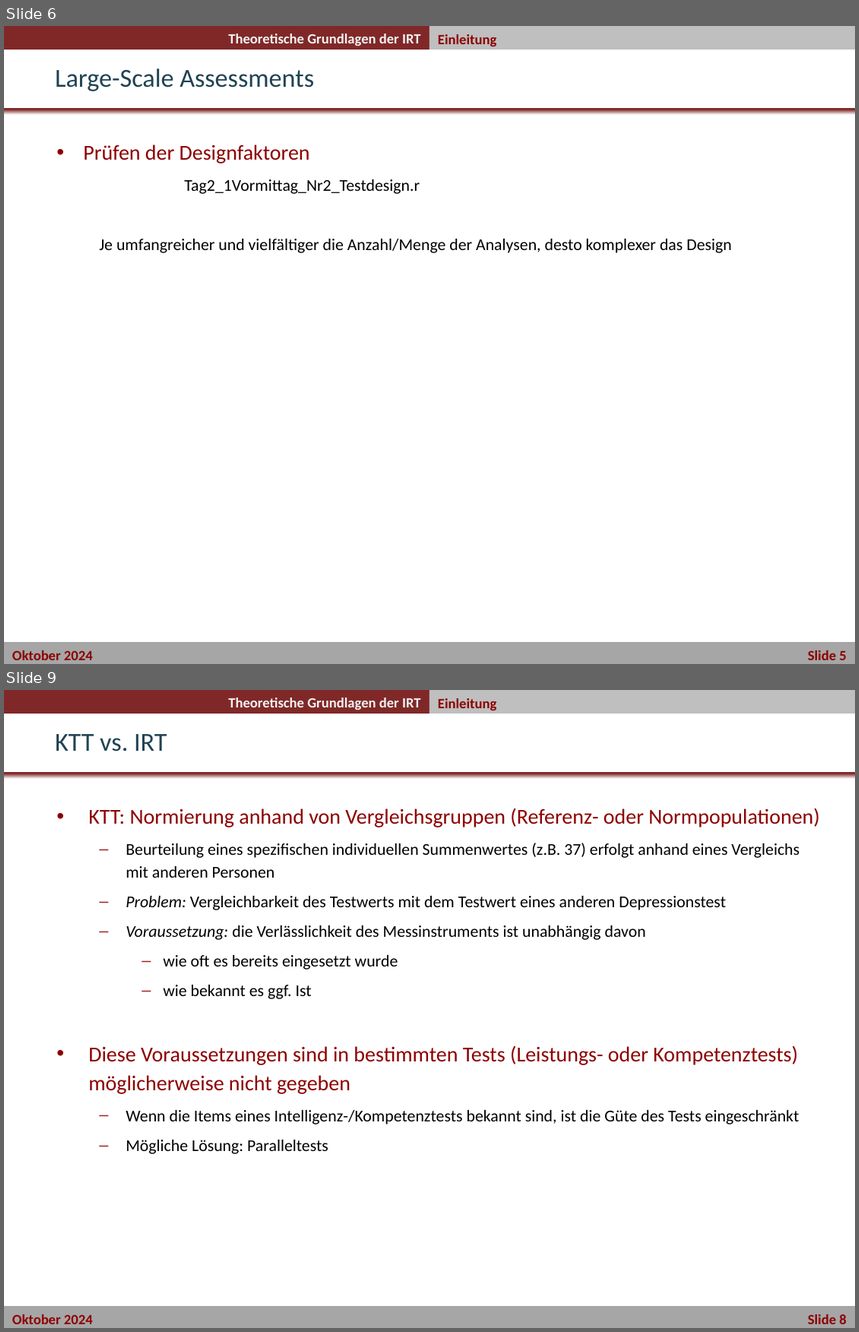
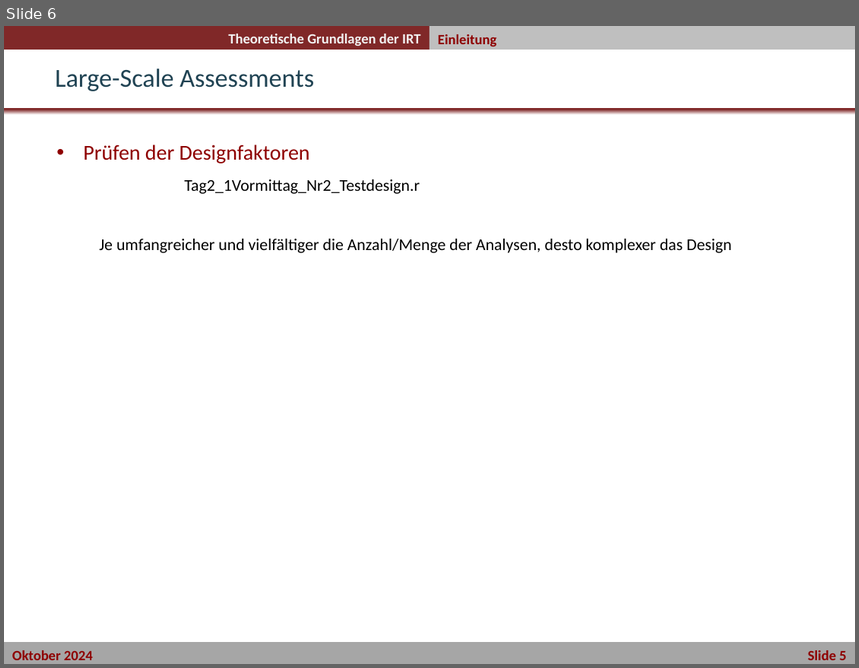
Before and after one commit to nickhaf/IRT_workshop, a slide deck: slides/Tag2_1Vormittag_Nr2_Testdesigns/Testdesigns.pptx. Shown one above the other, each under a label of ours: slides 6 and 9 before the commit, slide 6 after it; the slides between them are not shown. The pictures are 859x1332 and 859x668 pixels, drawn with LibreOffice and Linux fonts; fonts in the diff are those of the drawing; background and template pictures are left out. Boxes give left, top, right and bottom in pixels: in the first picture for what was removed or moved away, otherwise in the second. Text is boxed around its words. In the diff, an @@ line names an element or a change of style, - is before the commit and + after.

```diff
--- a/slides/Tag2_1Vormittag_Nr2_Testdesigns/Testdesigns.pptx
+++ b/slides/Tag2_1Vormittag_Nr2_Testdesigns/Testdesigns.pptx
@@ slide 9 removed at bbox=[4, 690, 855, 1328], background #FFFFFF; not listed: 5 template elements that a slide beside it also shows @@
@@ text removed at bbox=[438, 698, 496, 711] @@
-Einleitung
@@ title removed at bbox=[55, 734, 167, 752] @@
-KTT vs. IRT
@@ text removed at bbox=[88, 808, 819, 1154] @@
-• KTT: Normierung anhand von Vergleichsgruppen (Referenz- oder Normpopulationen)
-  – Beurteilung eines spezifischen individuellen Summenwertes (z.B. 37) erfolgt anhand eines Vergleichs mit anderen Personen
-  – Problem: Vergleichbarkeit des Testwerts mit dem Testwert eines anderen Depressionstest
-  – Voraussetzung: die Verlässlichkeit des Messinstruments ist unabhängig davon
-    – wie oft es bereits eingesetzt wurde
-    – wie bekannt es ggf. Ist
-• Diese Voraussetzungen sind in bestimmten Tests (Leistungs- oder Kompetenztests) möglicherweise nicht gegeben
-  – Wenn die Items eines Intelligenz-/Kompetenztests bekannt sind, ist die Güte des Tests eingeschränkt
-  – Mögliche Lösung: Paralleltests
```
Also in this commit, not shown: 1 slide changed, 11 other slides removed, 10 other files.
